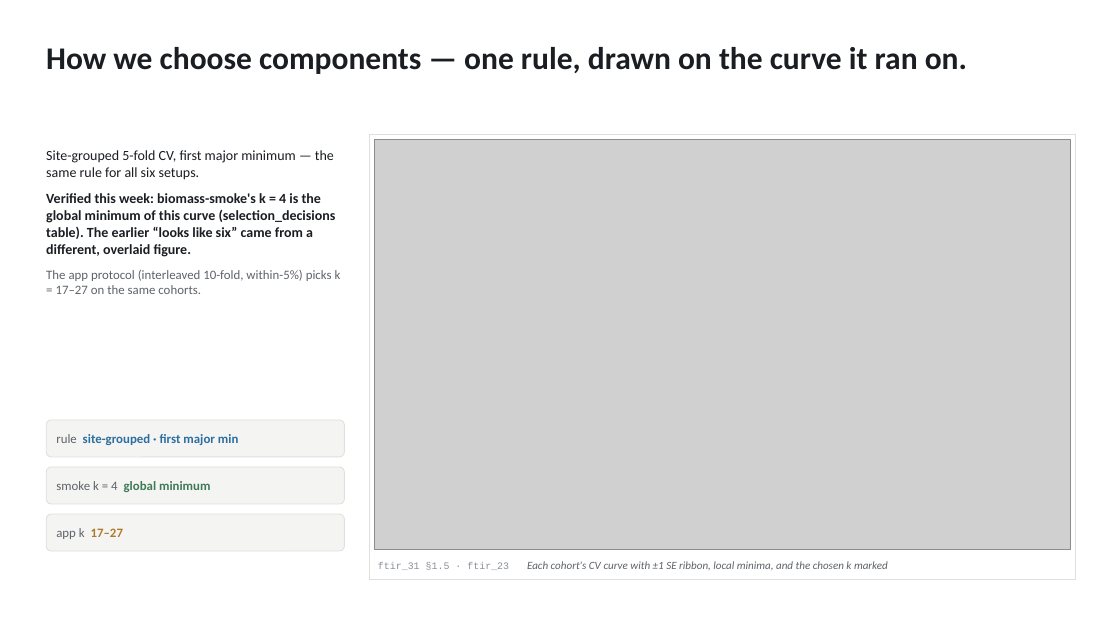
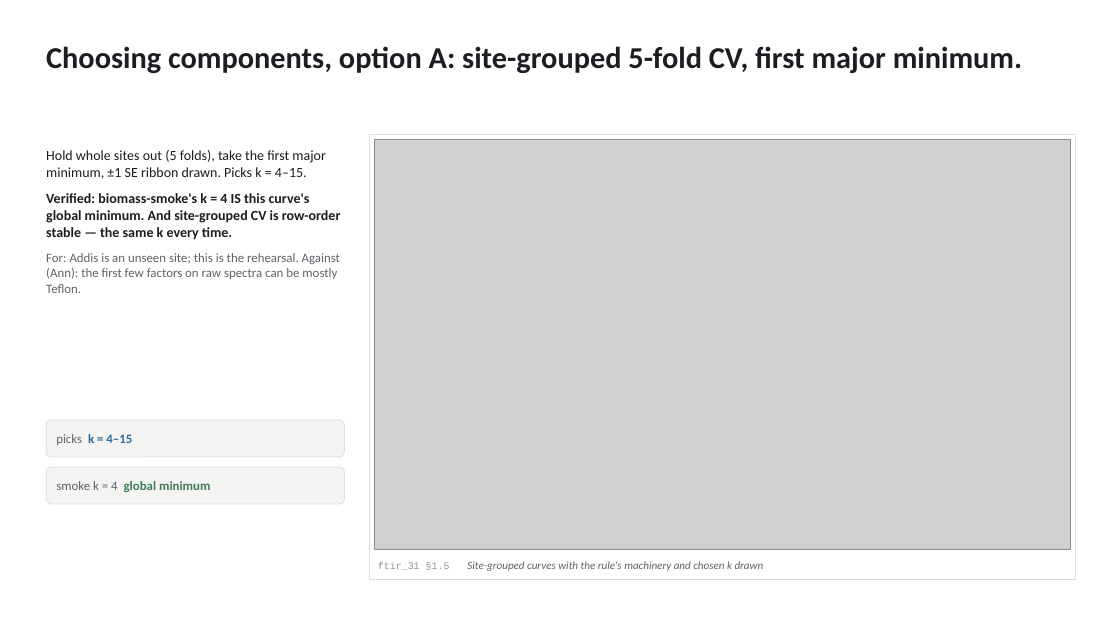
Before and after one commit to ahzs645/aethmodular, a slide deck: slide 6 of research/ftir_ec_phase3/deliverables/satoshi_followup_2026-08-13.pptx (slide 2 before the commit). Drawn at 1120x630 pixels with LibreOffice and Linux fonts; fonts in the diff are those of the drawing; grey boxes stand for pictures. Boxes give left, top, right and bottom in pixels: in the first picture for what was removed or moved away, otherwise in the second. Text is boxed around its words. In the diff, an @@ line names an element or a change of style, - is before the commit and + after.

```diff
--- a/research/ftir_ec_phase3/deliverables/satoshi_followup_2026-08-13.pptx
+++ b/research/ftir_ec_phase3/deliverables/satoshi_followup_2026-08-13.pptx
@@ text at box(46, 46, 1022, 73): text changed; size 27 to 26 pt @@
-How we choose components — one rule, drawn on the curve it ran on.
+Choosing components, option A: site-grouped 5-fold CV, first major minimum.
@@ text at box(46, 150, 341, 293): text changed; bold off @@
-Site-grouped 5-fold CV, first major minimum — the same rule for all six setups.
-Verified this week: biomass-smoke's k = 4 is the global minimum of this curve (selection_decisions table). The earlier “looks like six” came from a different, overlaid figure.
-The app protocol (interleaved 10-fold, within-5%) picks k = 17–27 on the same cohorts.
+Hold whole sites out (5 folds), take the first major minimum, ±1 SE ribbon drawn. Picks k = 4–15.
+Verified: biomass-smoke's k = 4 IS this curve's global minimum. And site-grouped CV is row-order stable — the same k every time.
+For: Addis is an unseen site; this is the rehearsal. Against (Ann): the first few factors on raw spectra can be mostly Teflon.
@@ text at box(56, 434, 132, 445): text changed @@
-rule site-grouped · first major min
+picks k = 4–15
@@ rounded rectangle removed at box(46, 514, 344, 551) @@
@@ text removed at box(56, 528, 123, 539) @@
-app k 17–27
@@ text at box(378, 561, 764, 571): text changed @@
-ftir_31 §1.5 · ftir_23 Each cohort's CV curve with ±1 SE ribbon, local minima, and the chosen k marked
+ftir_31 §1.5 Site-grouped curves with the rule's machinery and chosen k drawn
```
Also in this commit, not shown: 16 other slides changed, 6 slides added, 1 slide removed.
